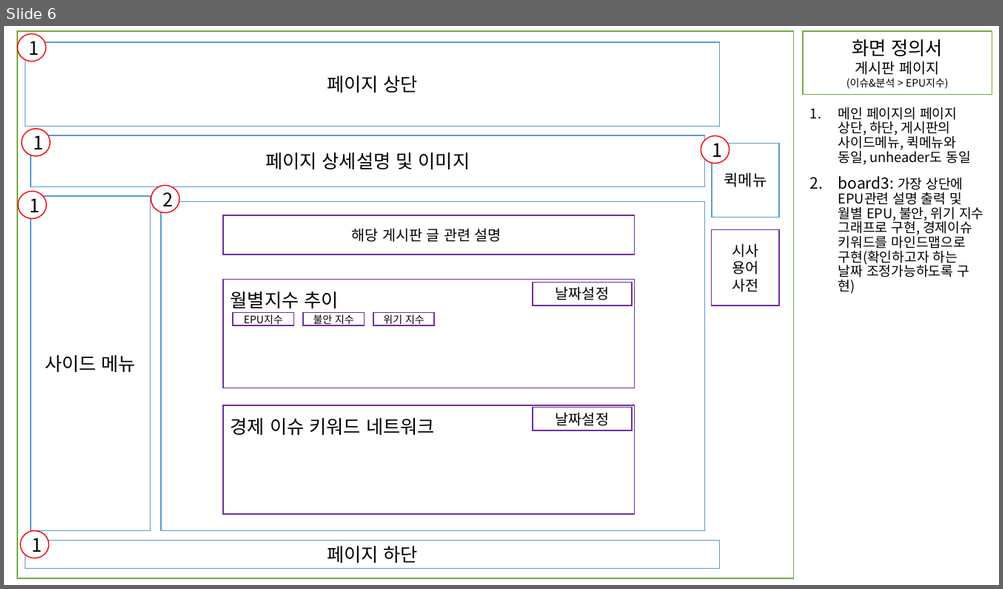
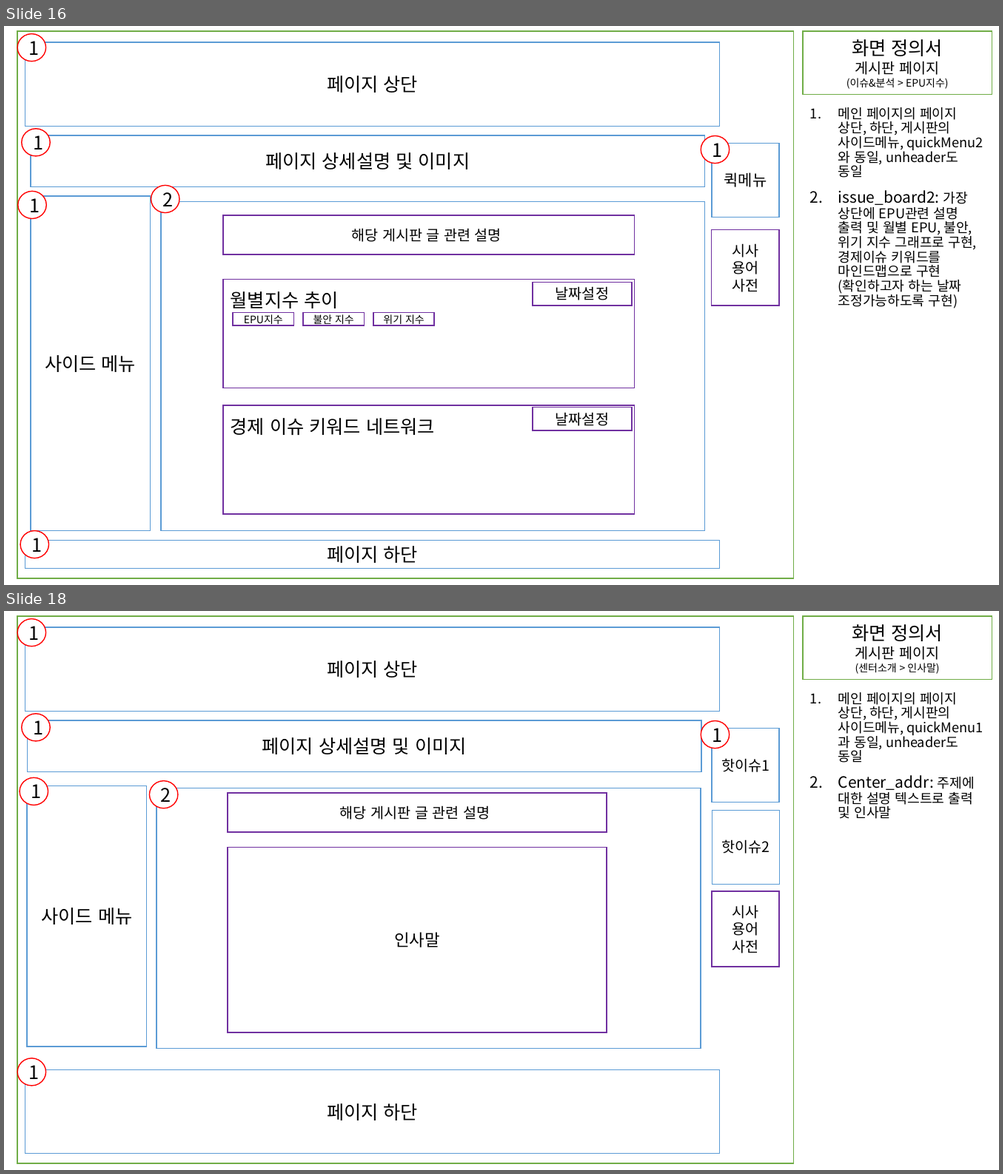
Before and after one commit to JSH970930/renewKDI, a slide deck: 응용SW프로젝트 화면정의서 1조.pptx. Shown one above the other, each under a label of ours: slide 6 before the commit, slides 16 and 18 after it; the slides between them are not shown. The pictures are 1003x589 and 1003x1174 pixels, drawn with LibreOffice and Linux fonts; fonts in the diff are those of the drawing. Boxes give left, top, right and bottom in pixels: in the first picture for what was removed or moved away, otherwise in the second. Text is boxed around its words. In the diff, an @@ line names an element or a change of style, - is before the commit and + after.

```diff
--- a/응용SW프로젝트 화면정의서 1조.pptx
+++ b/응용SW프로젝트 화면정의서 1조.pptx
@@ slide 18 added at box(4, 611, 999, 1170), background #FFFFFF @@
@@ rectangle added at box(17, 616, 794, 1164), fill #FFFFFF, outline #70AD47 1 pt @@
@@ ellipse added at box(17, 619, 45, 647), fill #FFFFFF, outline #FF0000 1 pt, 18 pt, text #000000 @@
+1
@@ rectangle added at box(25, 627, 720, 711), fill #FFFFFF, outline #5B9BD5 1 pt, 18 pt, text #000000 @@
+페이지 상단
@@ rectangle added at box(802, 616, 992, 680), fill #FFFFFF, outline #70AD47 1 pt, 10 pt, text #000000 @@
+화면 정의서
+게시판 페이지
+(센터소개 > 인사말)
@@ text added at box(838, 692, 958, 763), 13 pt, text #000000 @@
+1. 메인 페이지의 페이지 상단, 하단, 게시판의 사이드메뉴, quickMenu1과 동일, unheader도 동일
+2. Center_addr: 주제에 대한 설명 텍스트로 출력 및 인사말
@@ ellipse added at box(22, 714, 51, 741), fill #FFFFFF, outline #FF0000 1 pt, 18 pt, text #000000 @@
+1
@@ rectangle added at box(27, 721, 701, 772), fill #FFFFFF, outline #5B9BD5 1 pt, 18 pt, text #000000 @@
+페이지 상세설명 및 이미지
@@ ellipse added at box(701, 721, 729, 749), fill #FFFFFF, outline #FF0000 1 pt, 18 pt, text #000000 @@
+1
@@ rectangle added at box(712, 728, 780, 802), fill #FFFFFF, outline #5B9BD5 1 pt, 14 pt, text #000000 @@
+핫이슈1
@@ ellipse added at box(20, 778, 48, 806), fill #FFFFFF, outline #FF0000 1 pt, 18 pt, text #000000 @@
+1
@@ rectangle added at box(27, 786, 147, 1047), fill #FFFFFF, outline #5B9BD5 1 pt, 18 pt, text #000000 @@
+사이드 메뉴
@@ ellipse added at box(150, 781, 178, 809), fill #FFFFFF, outline #FF0000 1 pt, 18 pt, text #000000 @@
+2
@@ rectangle added at box(156, 788, 700, 1049), fill #FFFFFF, outline #5B9BD5 1 pt @@
@@ rectangle added at box(227, 793, 607, 832), fill #FFFFFF, outline #7030A0 1 pt, 14 pt, text #000000 @@
+해당 게시판 글 관련 설명
@@ rectangle added at box(712, 811, 780, 885), fill #FFFFFF, outline #5B9BD5 1 pt, 14 pt, text #000000 @@
+핫이슈2
@@ rectangle added at box(227, 848, 607, 1034), fill #FFFFFF, outline #7030A0 1 pt, 16 pt, text #000000 @@
+인사말
@@ rectangle added at box(711, 891, 779, 967), fill #FFFFFF, outline #7030A0 1 pt, 14 pt, text #000000 @@
+시사 용어 사전
@@ ellipse added at box(17, 1059, 45, 1086), fill #FFFFFF, outline #FF0000 1 pt, 18 pt, text #000000 @@
+1
@@ rectangle added at box(25, 1071, 720, 1154), fill #FFFFFF, outline #5B9BD5 1 pt, 18 pt, text #000000 @@
+페이지 하단
@@ what was slide 6 is now slide 16 @@
@@ slide 16 changed as well @@
@@ text at box(838, 107, 976, 309): text changed @@
-1. 메인 페이지의 페이지 상단, 하단, 게시판의 사이드메뉴, 퀵메뉴와 동일, unheader도 동일
-2. board3: 가장 상단에 EPU관련 설명 출력 및 월별 EPU, 불안, 위기 지수 그래프로 구현, 경제이슈 키워드를 마인드맵으로 구현(확인하고자 하는 날짜 조정가능하도록 구현)
+1. 메인 페이지의 페이지 상단, 하단, 게시판의 사이드메뉴, quickMenu2와 동일, unheader도 동일
+2. issue_board2: 가장 상단에 EPU관련 설명 출력 및 월별 EPU, 불안, 위기 지수 그래프로 구현, 경제이슈 키워드를 마인드맵으로 구현(확인하고자 하는 날짜 조정가능하도록 구현)
```
Also in this commit, not shown: 8 other slides changed, 9 other slides added.
